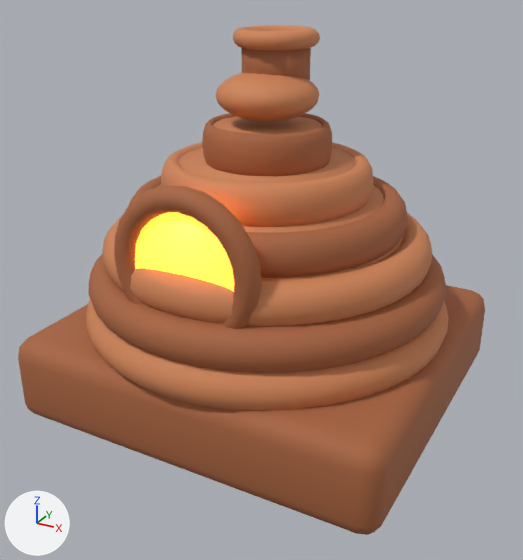
Renders of the glTF model public/build-your-empire/models/props3.glb from each side of a commit.
The view is the same before and after, from a 50 mm lens placed at (2.03, -3.76, 2.66), pointed at (0.02, -0.11, 0.83). Every picture has the same lights, and +X, +Y and +Z are marked at lower left. The picture after the commit comes second.

Names of what the first picture shows: 'prop_oven'.
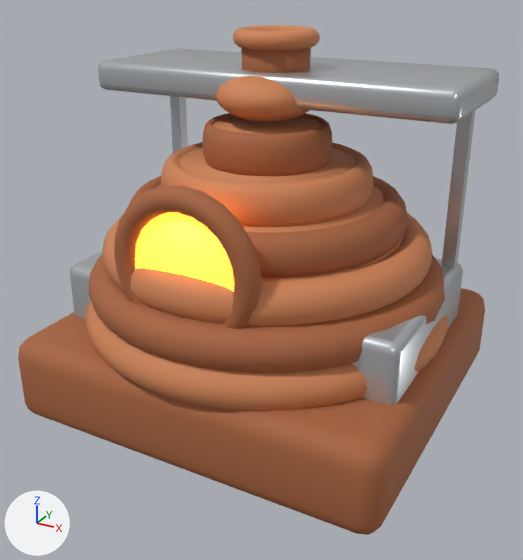
What differs and where, as boxes [x1, y1, x2, y2] in the pictures (523 x 560 px):
'prop_grill', added: after [70, 48, 499, 405]

Diff of the bpy script that builds the scene:
```diff
--- a/public/build-your-empire/models/props3.glb.py
+++ b/public/build-your-empire/models/props3.glb.py
@@ mat_hot @@
+mat_hot = principled_material('hot')
+mat_hot.base_color = (1.0, 0.254, 0.0296)  # orange #ff8a30
+mat_hot.roughness = 0.4
+mat_hot.emission_color = (1.0, 0.144, 0.0144)  # orange #ff6a20
+mat_hot.emission_strength = 2.5
@@ mat_griddle @@
+mat_griddle = principled_material('griddle')
+mat_griddle.base_color = (0.0232, 0.0232, 0.0273)  # black #2a2a2e
+mat_griddle.metallic = 0.5
+mat_griddle.roughness = 0.4
@@ mat_steel @@
+mat_steel = principled_material('steel')
+mat_steel.base_color = (0.578, 0.604, 0.631)  # light grey #c8ccd0
+mat_steel.metallic = 0.7
+mat_steel.roughness = 0.3
@@ mat_patty @@
+mat_patty = principled_material('patty')
+mat_patty.base_color = (0.144, 0.0343, 0.00913)  # brown #6a3418
+mat_patty.roughness = 0.55
@@ me_cube_018 @@
+me_cube_018.from_pydata(...)  # 344 vertices, 652 faces; spans x -1.15..1.15, y -0.67..0.75, z 0.0..2.09
+# faces by material slot: [400, 12, 12, 228]
+me_cube_018.materials.append(mat_steel)  # light grey #c8ccd0
+me_cube_018.materials.append(mat_griddle)  # black #2a2a2e
+me_cube_018.materials.append(mat_hot)  # orange #ff8a30, glowing orange #ff6a20
+me_cube_018.materials.append(mat_patty)  # brown #6a3418
@@ ob_prop_grill @@
+ob_prop_grill = bpy.data.objects.new('prop_grill', me_cube_018)
+ob_prop_grill.location = (0.0, 0.0, 0.0)
```
